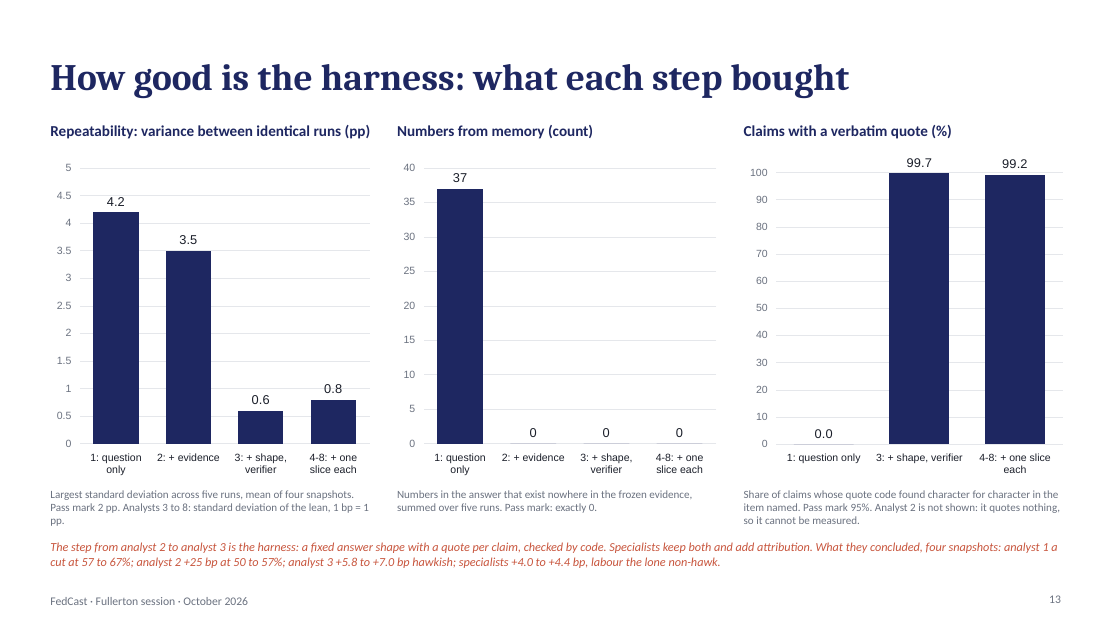
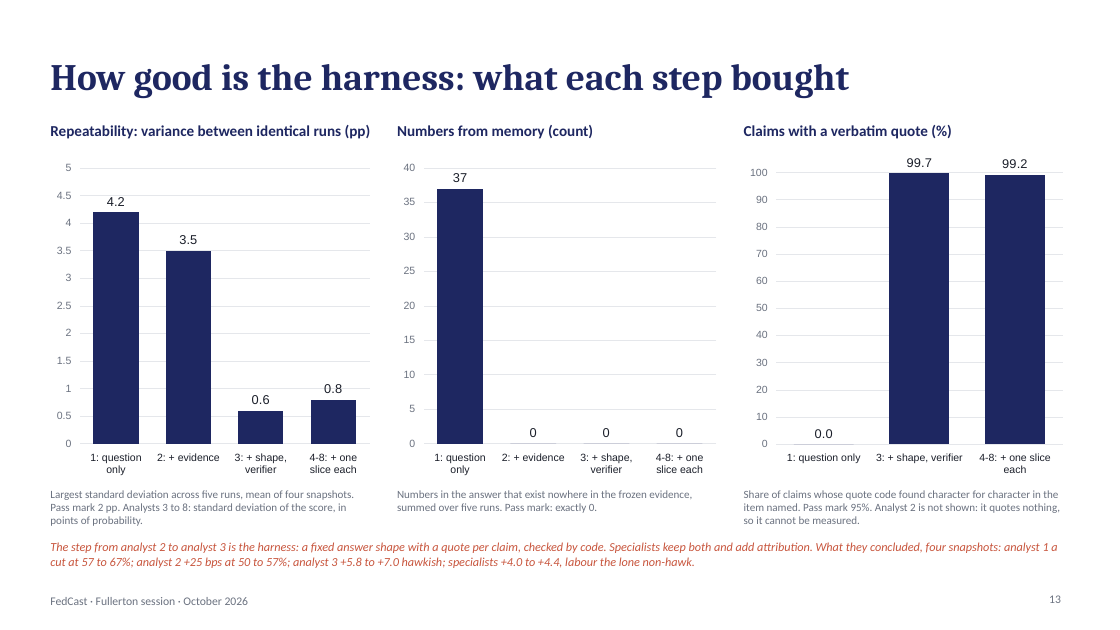
Before and after one commit to kmt112/fed-forecast, a slide deck: slide 13 of docs/FedCast_Fullerton.pptx. Drawn at 1120x630 pixels with LibreOffice and Linux fonts; fonts in the diff are those of the drawing. Boxes give left, top, right and bottom in pixels: in the first picture for what was removed or moved away, otherwise in the second. Text is boxed around its words. In the diff, an @@ line names an element or a change of style, - is before the commit and + after.

```diff
--- a/docs/FedCast_Fullerton.pptx
+++ b/docs/FedCast_Fullerton.pptx
@@ text at box(50, 490, 354, 526): text changed @@
-Largest standard deviation across five runs, mean of four snapshots. Pass mark 2 pp. Analysts 3 to 8: standard deviation of the lean, 1 bp = 1 pp.
+Largest standard deviation across five runs, mean of four snapshots. Pass mark 2 pp. Analysts 3 to 8: standard deviation of the score, in points of probability.
@@ text at box(50, 542, 1057, 568): text changed @@
-The step from analyst 2 to analyst 3 is the harness: a fixed answer shape with a quote per claim, checked by code. Specialists keep both and add attribution. What they concluded, four snapshots: analyst 1 a cut at 57 to 67%; analyst 2 +25 bp at 50 to 57%; analyst 3 +5.8 to +7.0 bp hawkish; specialists +4.0 to +4.4 bp, labour the lone non-hawk.
+The step from analyst 2 to analyst 3 is the harness: a fixed answer shape with a quote per claim, checked by code. Specialists keep both and add attribution. What they concluded, four snapshots: analyst 1 a cut at 57 to 67%; analyst 2 +25 bps at 50 to 57%; analyst 3 +5.8 to +7.0 hawkish; specialists +4.0 to +4.4, labour the lone non-hawk.
```
Also in this commit, not shown: 7 other slides changed, 2 slides added, 8 other files.
